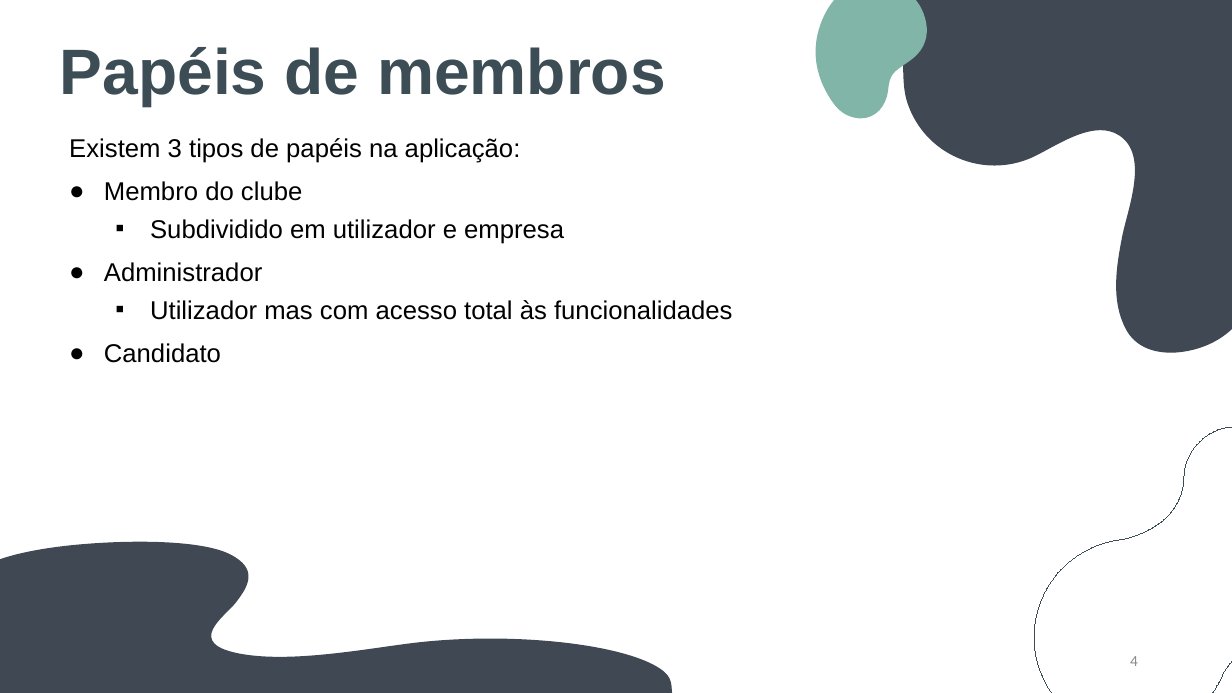
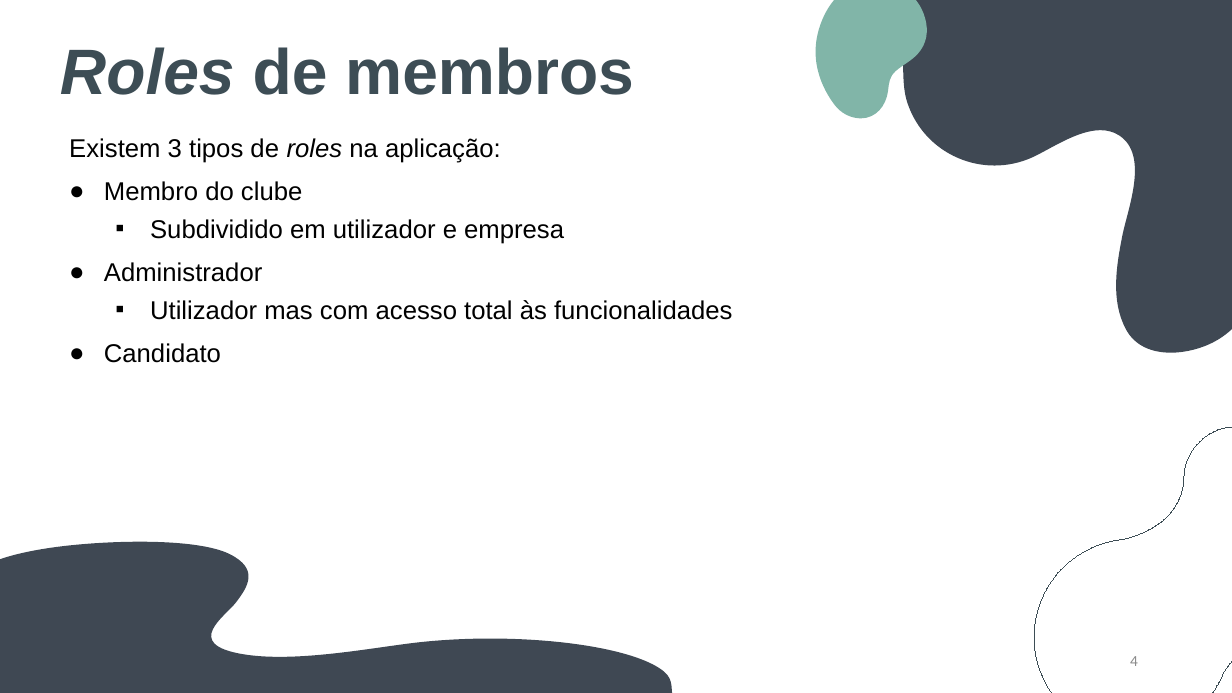
Before and after one commit to BernardoFMF/surf-management-app, a slide deck: slide 4 of docs/final-delivery/final_demonstration.pptx. Drawn at 1232x693 pixels with LibreOffice and Linux fonts; fonts in the diff are those of the drawing. Boxes give left, top, right and bottom in pixels: in the first picture for what was removed or moved away, otherwise in the second. Text is boxed around its words. In the diff, an @@ line names an element or a change of style, - is before the commit and + after.

```diff
--- a/docs/final-delivery/final_demonstration.pptx
+++ b/docs/final-delivery/final_demonstration.pptx
@@ text at [60,47,634,95]: text changed @@
-Papéis de membros
+Roles de membros
@@ subtitle at [69,138,501,163]: text changed @@
-Existem 3 tipos de papéis na aplicação:
+Existem 3 tipos de roles na aplicação:
```
Also in this commit, not shown: 2 other slides changed, 5 other files.
